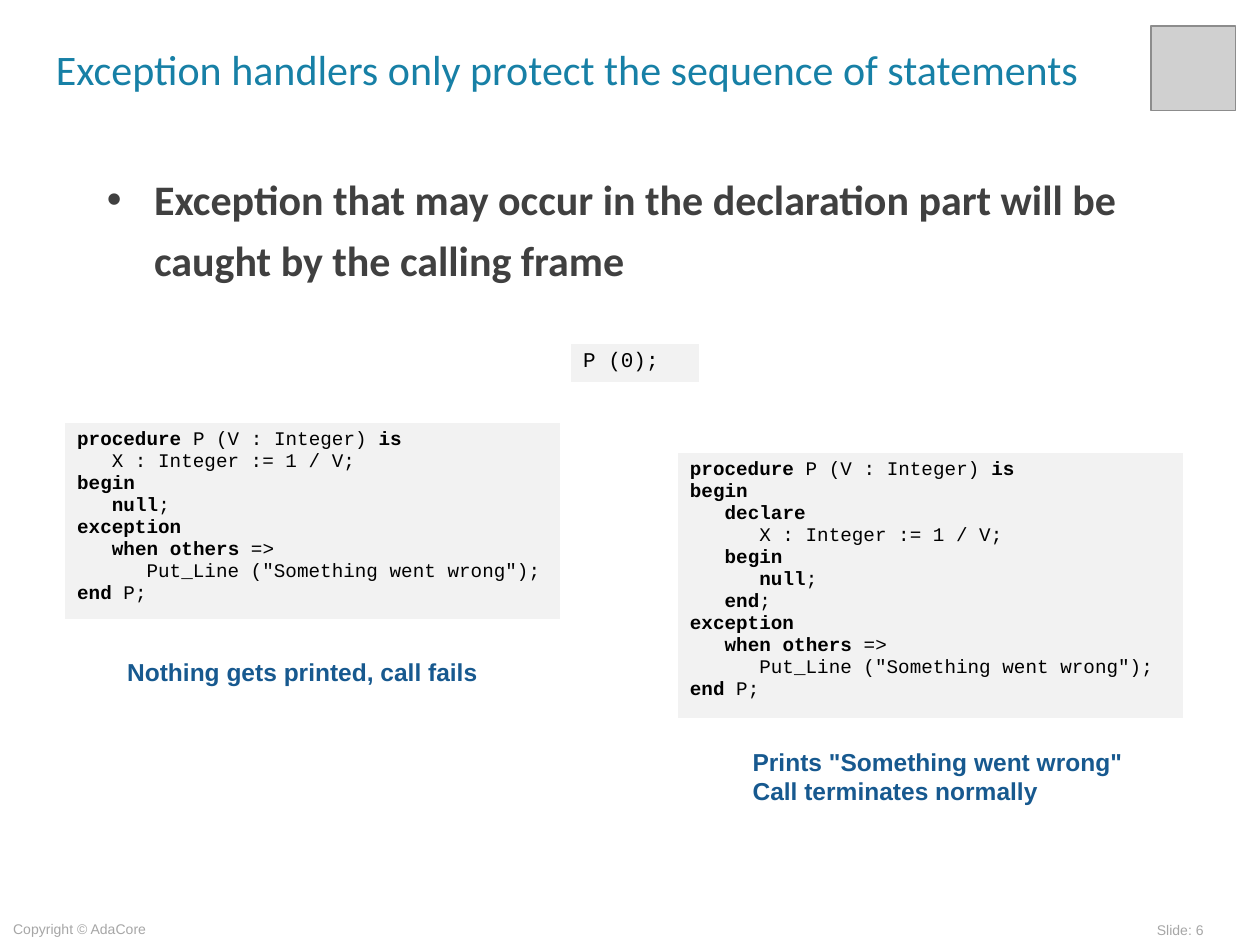
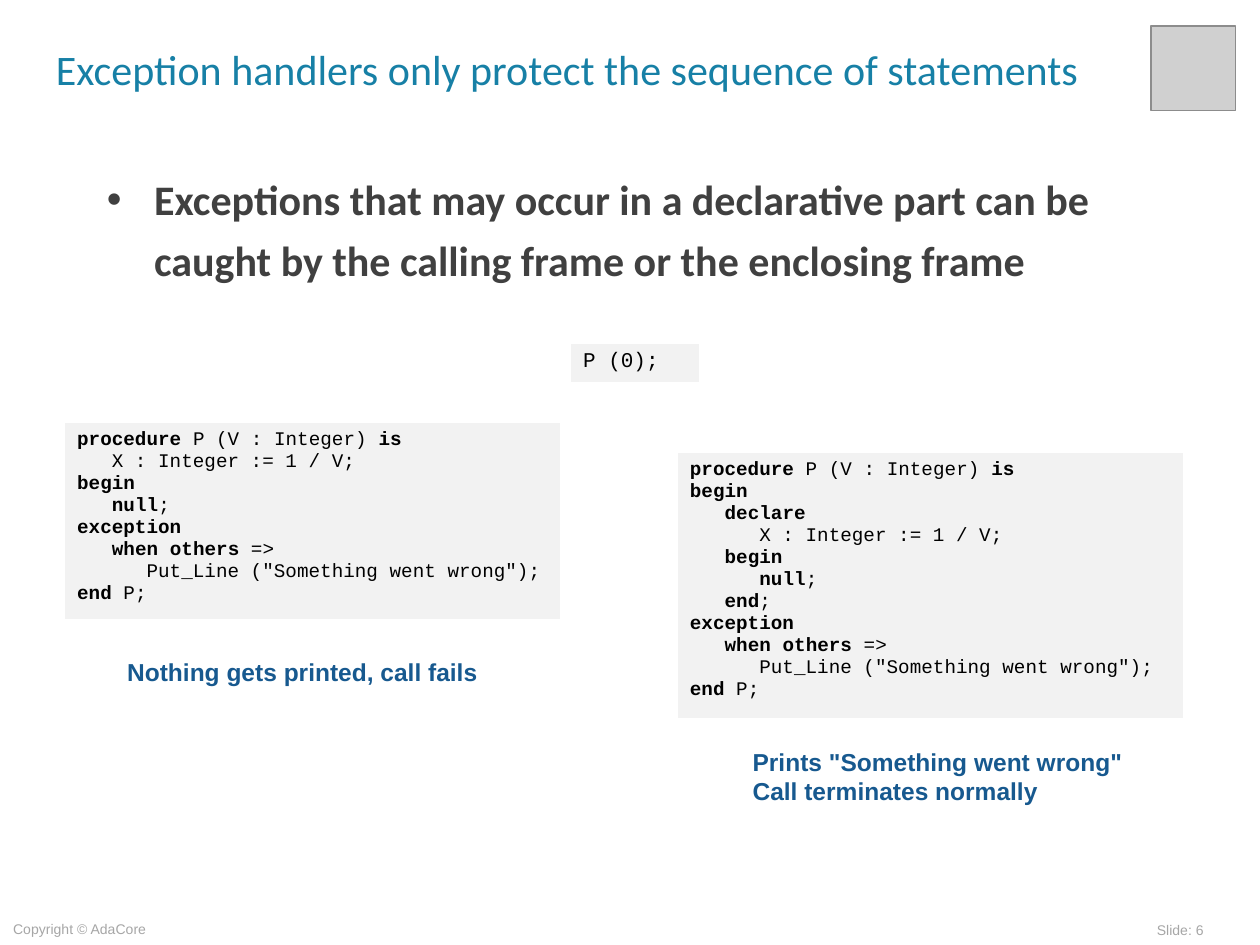
Before and after one commit to AdaCoreU/Courses, a slide deck: slide 6 of lectures/03_Programming_in_the_Large/01_Exceptions/slides/Exceptions.ppt. Drawn at 1260x945 pixels with LibreOffice and Linux fonts; fonts in the diff are those of the drawing; grey boxes stand for pictures; background and template pictures are left out. Boxes give left, top, right and bottom in pixels: in the first picture for what was removed or moved away, otherwise in the second. Text is boxed around its words. In the diff, an @@ line names an element or a change of style, - is before the commit and + after.

```diff
--- a/lectures/03_Programming_in_the_Large/01_Exceptions/slides/Exceptions.ppt
+++ b/lectures/03_Programming_in_the_Large/01_Exceptions/slides/Exceptions.ppt
@@ text at (154, 185, 1089, 283): text changed @@
-• Exception that may occur in the declaration part will be caught by the calling frame
+• Exceptions that may occur in a declarative part can be caught by the calling frame or the enclosing frame
```
Also in this commit, not shown: 7 other slides changed, 1 other file.
